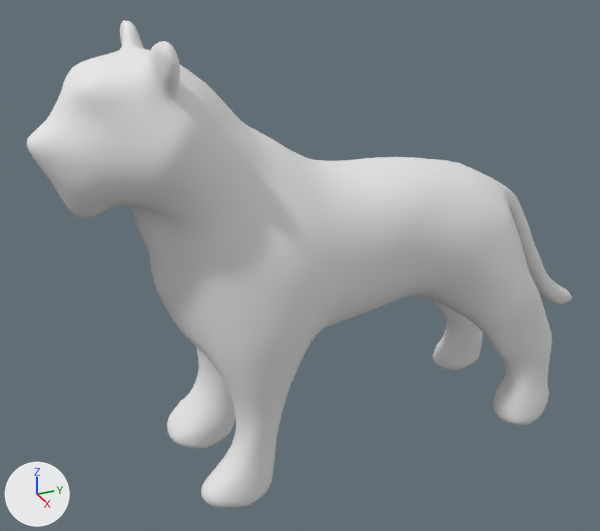
An edit to the OBJ model assets/models/tiger.obj, drawn before and after from the same camera.
Rendered twice from a 50 mm lens placed at (2.037, -1.096, 1.649), pointed at (-0.042, -0.16, 0.61). Every picture has the same lights, and +X, +Y and +Z are marked at lower left. The older version comes first. Where no turn or scale is listed for an object, it has been applied to the vertices.

Objects in the first picture: 'Tiger_Quad'.
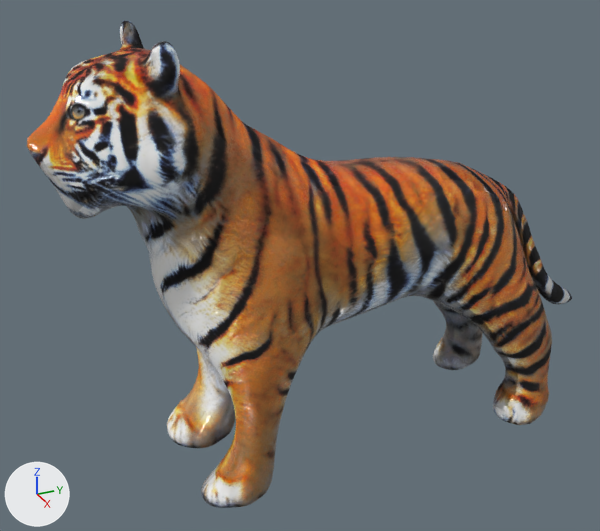
What differs and where, as boxes [x1, y1, x2, y2] in the pictures (600 x 531 px):
'Tiger_Quad', surface changed (darker): [27, 21, 572, 508] in both

What changed in the scene script:
```text
Add img_tiger_quad_normal_png:
    img_tiger_quad_normal_png = load_image('Tiger_Quad_Normal.png', '../textures/tiger/Tiger_Quad_Normal.png', 2048, 2048, 'sRGB')
Add img_tiger_quad_roughness_png:
    img_tiger_quad_roughness_png = load_image('Tiger_Quad_Roughness.png', '../textures/tiger/Tiger_Quad_Roughness.png', 2048, 2048, 'sRGB')
Add img_tiger_quad_diffuse_png:
    img_tiger_quad_diffuse_png = load_image('Tiger_Quad_Diffuse.png', '../textures/tiger/Tiger_Quad_Diffuse.png', 2048, 2048, 'sRGB')
Change mat_tiger_quad_material:
    where n0 = _N.new('ShaderNodeBsdfPrincipled'); n0.name = 'Principled BSDF'
    remove n0.inputs[2].default_value = 1.0  # 'Roughness'
    add n2 = _N.new('ShaderNodeTexImage'); n2.name = 'Image Texture'
    add n2.image = img_tiger_quad_diffuse_png
    add n3 = _N.new('ShaderNodeTexImage'); n3.name = 'Image Texture.001'
    add n3.image = img_tiger_quad_roughness_png
    add n4 = _N.new('ShaderNodeTexImage'); n4.name = 'Image Texture.002'
    add n4.image = img_tiger_quad_normal_png
    add n5 = _N.new('ShaderNodeNormalMap'); n5.name = 'Normal Map'
    add _L.new(n2.outputs[0], n0.inputs[0])  # 'Color' to 'Base Color'
    add _L.new(n3.outputs[0], n0.inputs[2])  # 'Color' to 'Roughness'
    add _L.new(n4.outputs[0], n5.inputs[1])  # 'Color' to 'Color'
    add _L.new(n5.outputs[0], n0.inputs[5])  # 'Normal' to 'Normal'
```
